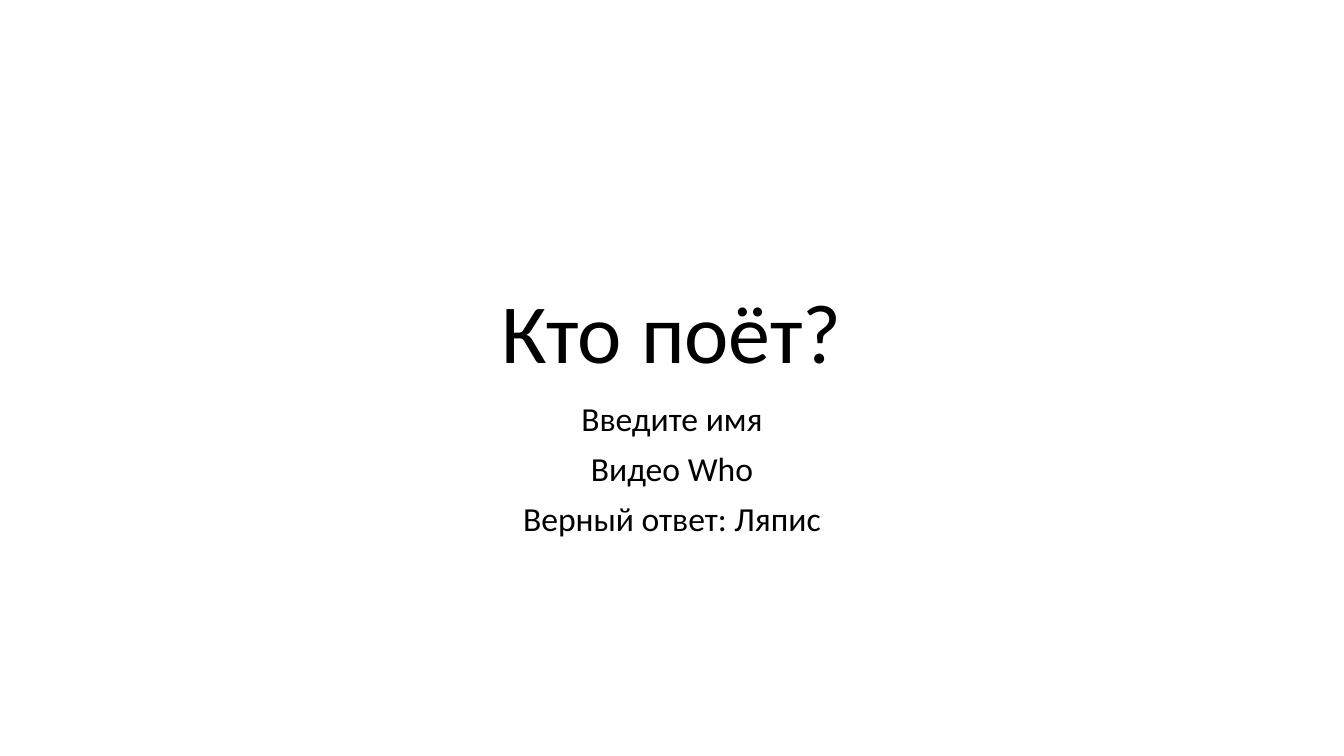
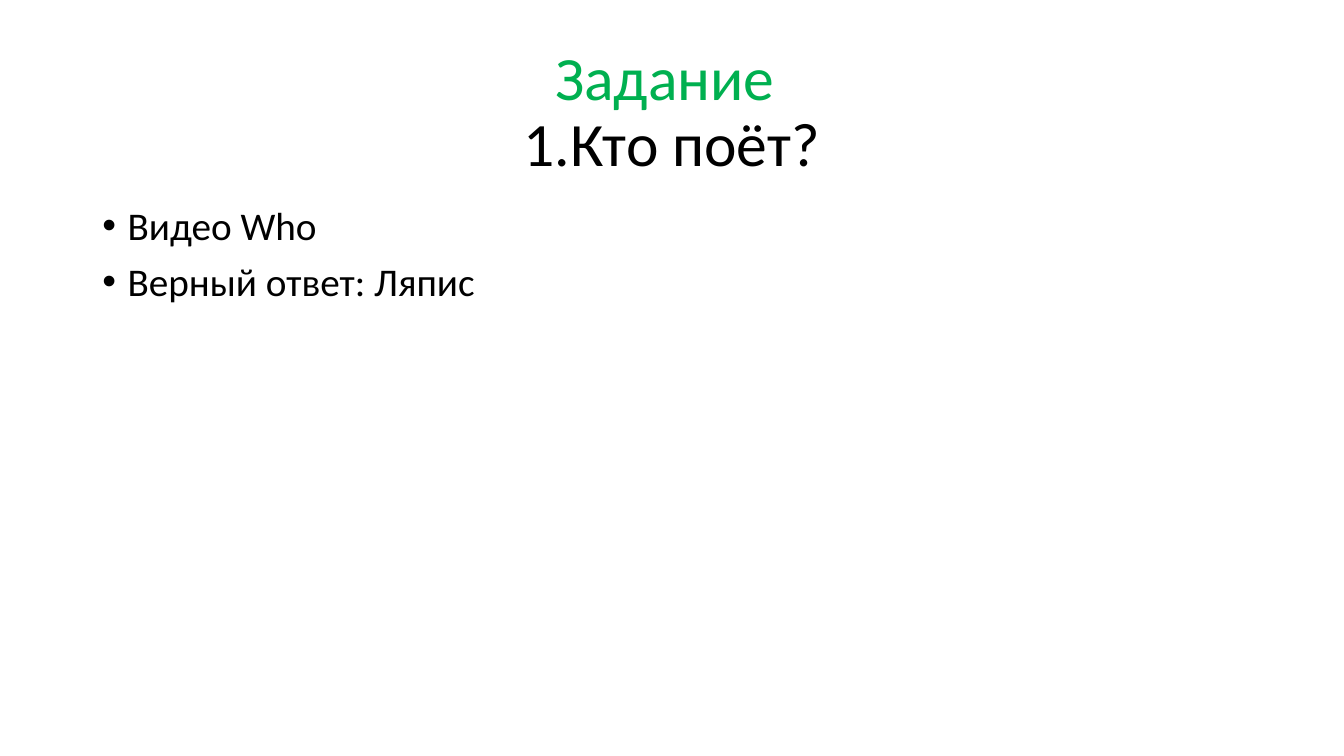
Before and after one commit to vvaassiihhaa/masha, a slide deck: slide 9 of КВЕСТ/Kvest 0504.pptx (slide 7 before the commit). Drawn at 1344x756 pixels with LibreOffice and Linux fonts; fonts in the diff are those of the drawing. Boxes give left, top, right and bottom in pixels: in the first picture for what was removed or moved away, otherwise in the second. Text is boxed around its words. In the diff, an @@ line names an element or a change of style, - is before the commit and + after.

```diff
--- a/КВЕСТ/Kvest 0504.pptx
+++ b/КВЕСТ/Kvest 0504.pptx
@@ title added at bbox=[524, 60, 819, 167], 44 pt, text #000000 @@
+Задание
+1.Кто поёт?
@@ text "Видео Who": place and size @@
-text "Видео Who" at bbox=[523, 409, 820, 537]
+text "Видео Who" at bbox=[128, 212, 475, 303]
@@ text "Видео Who" at bbox=[128, 212, 475, 303]: size 24 to 28 pt; alignment centre to left; bullet none to • @@
@@ title removed at bbox=[502, 305, 842, 364] @@
-Кто поёт?
@@ text at bbox=[581, 409, 763, 437]: paragraph removed @@
-Введите имя
```
Also in this commit, not shown: 3 other slides changed, 5 slides added, 3 slides removed, 1 other file.
